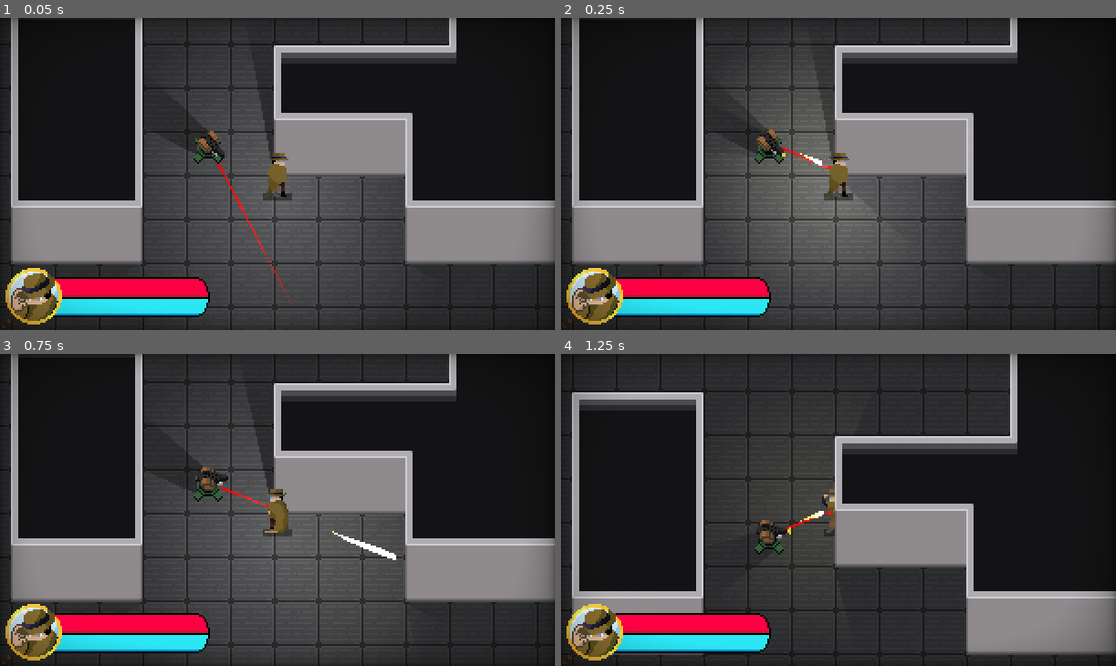
Above: before the commit, frames 1-4 (two rows, left to right).
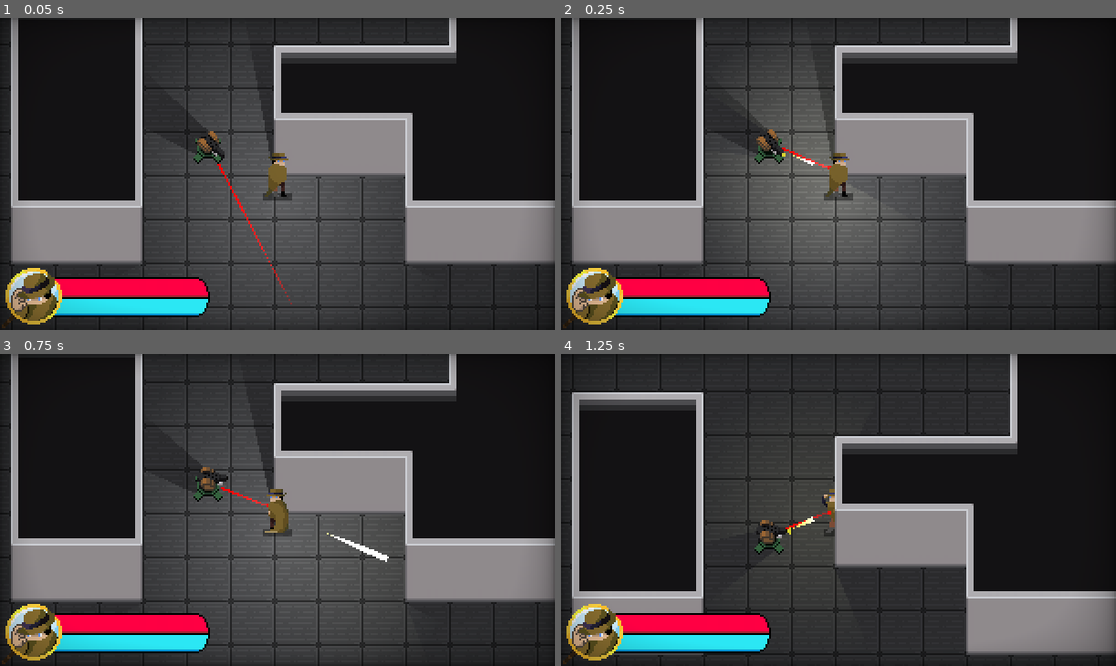
Above: after the commit, the same moments.

Repository: Cabidge/SGD1
Game: Godot game, scene res://assets/Main.tscn
Two runs of this game, one before a commit and one after it. Both use one fixed random seed, a clock stepped at 60 frames per second and the inputs below. The engine's default icon, where the game draws it, is replaced by a stand-in: a white triangle on a blue panel in a dark square.
Inputs (mouse positions are in pixels of both pictures, inside the frame that each line leads up to):
- Up to frame 1 (0.05 s): no input
- Up to frame 2 (0.25 s): no input
- Up to frame 3 (0.75 s): move the mouse to (249, 572) at 0.52 s; press the mouse at (249, 572) at 0.53 s; hold W (move_up) from 0.53 s (still down)
- Up to frame 4 (1.25 s): keep holding W (move_up)

Frame 1 is identical in both runs. In frame 2, less than 0.1% of the frame differs, in the area x 41-48%, y 43-48%; in frame 3, 0.3%, in the area x 58-72%, y 56-67%; in frame 4, less than 0.1%.

Commit message:
Tweaked bullet firing

Diff:
--- a/assets/projectiles/bullet/Bullet.tscn
+++ b/assets/projectiles/bullet/Bullet.tscn
@@ -17,7 +17,7 @@
 script = ExtResource( 3 )
 speed = 800.0
 
-[node name="Trail" type="Node" parent="." index="1"]
+[node name="Trail" type="Node2D" parent="." index="1"]
 script = ExtResource( 2 )
 
 [node name="Line2D" type="Line2D" parent="Trail" index="0"]
@@ -37,7 +37,4 @@
 wait_time = 8.0
 one_shot = true
 autostart = true
-
-[node name="Polygon2D" type="Polygon2D" parent="." index="4"]
-polygon = PoolVector2Array( -1, -1, 1, -1, 1, 1, -1, 1 )
 [connection signal="timeout" from="Timer" to="." method="_on_Timer_timeout"]
--- a/assets/projectiles/bullet/Trail.gd
+++ b/assets/projectiles/bullet/Trail.gd
@@ -1,4 +1,4 @@
-extends Node
+extends Node2D
 
 const LENGTH = 4
 
@@ -6,6 +6,8 @@
 onready var line = $Line2D
 
 func _physics_process(delta):
+	global_position = Vector2.ZERO
+
 	line.add_point(bullet.global_position)
 	while line.get_point_count() > LENGTH:
 		line.remove_point(0)
--- a/assets/turret/Turret.gd
+++ b/assets/turret/Turret.gd
@@ -57,7 +57,7 @@
 
 func fire():
 	var bullet = bullet_scene.instance()
-	bullet.position = global_position + Vector2.LEFT.rotated(angle) * 4 + Vector2.UP * 4
+	bullet.position = global_position + Vector2.UP * 2
 	get_parent().add_child(bullet)
 	bullet.fire_at_angle(angle)
 
Not shown: 4 places in assets/Main.tscn that only renumber resources
Not shown, changed: export/win/SGD Game Jam.pck
Not shown, changed: export/win/win.7z
